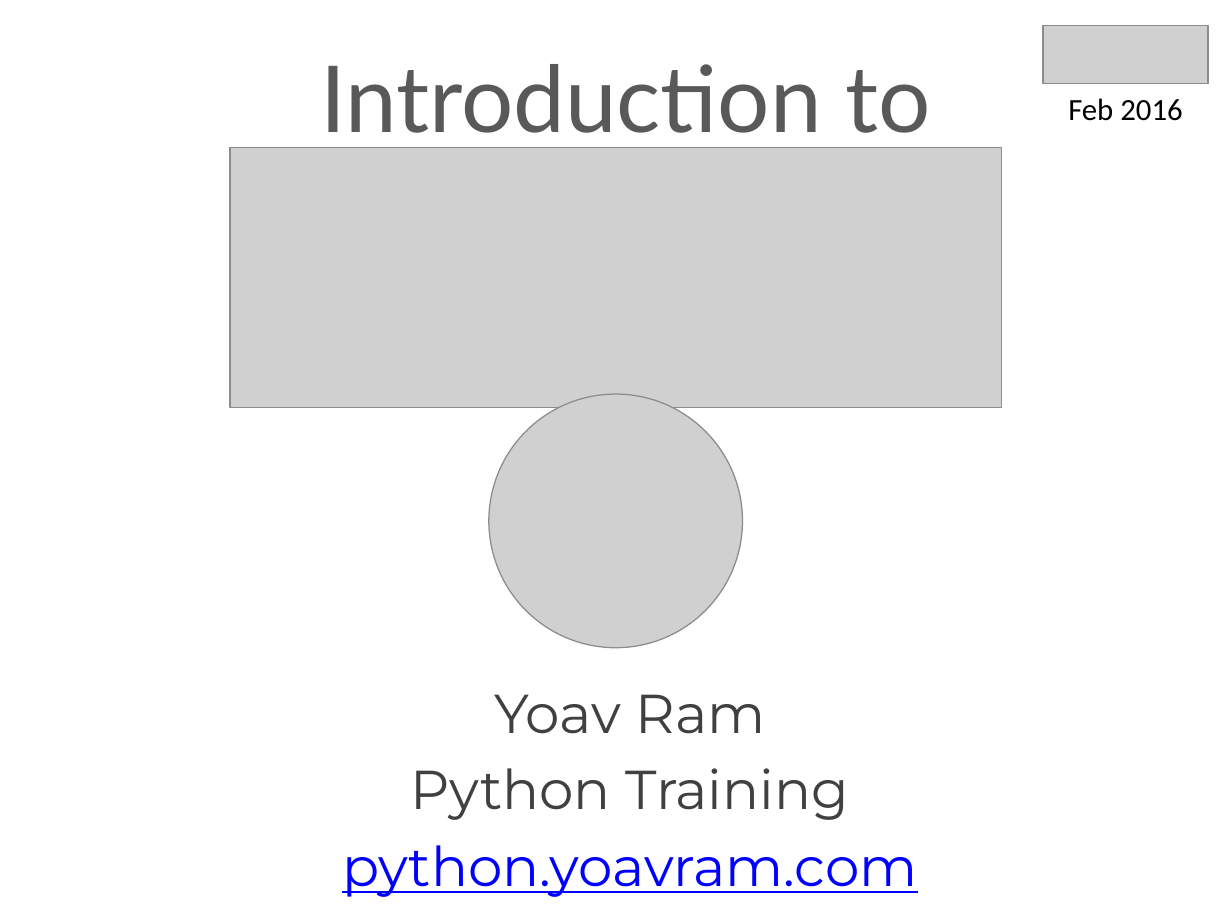
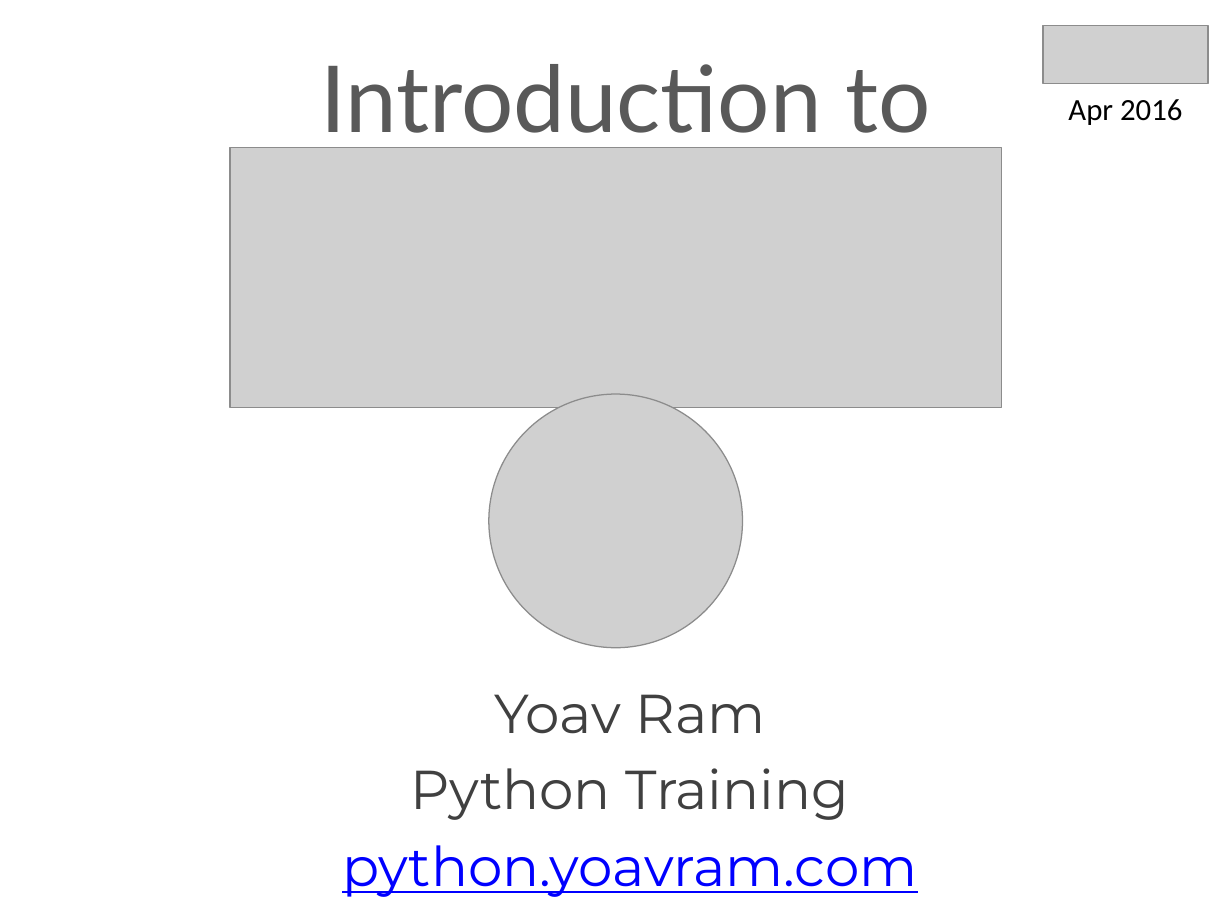
Before and after one commit to yoavram/Py4Eng, a slide deck: slide 1 of docs/Introduction to Python.pptx. Drawn at 1232x924 pixels with LibreOffice and Linux fonts; fonts in the diff are those of the drawing; grey boxes stand for pictures. Boxes give left, top, right and bottom in pixels: in the first picture for what was removed or moved away, otherwise in the second. Text is boxed around its words. In the diff, an @@ line names an element or a change of style, - is before the commit and + after.

```diff
--- a/docs/Introduction to Python.pptx
+++ b/docs/Introduction to Python.pptx
@@ text at box(1068, 99, 1182, 125): text changed @@
-Feb 2016
+Apr 2016
```
Also in this commit, not shown: 4 other slides changed, 1 slide added.
